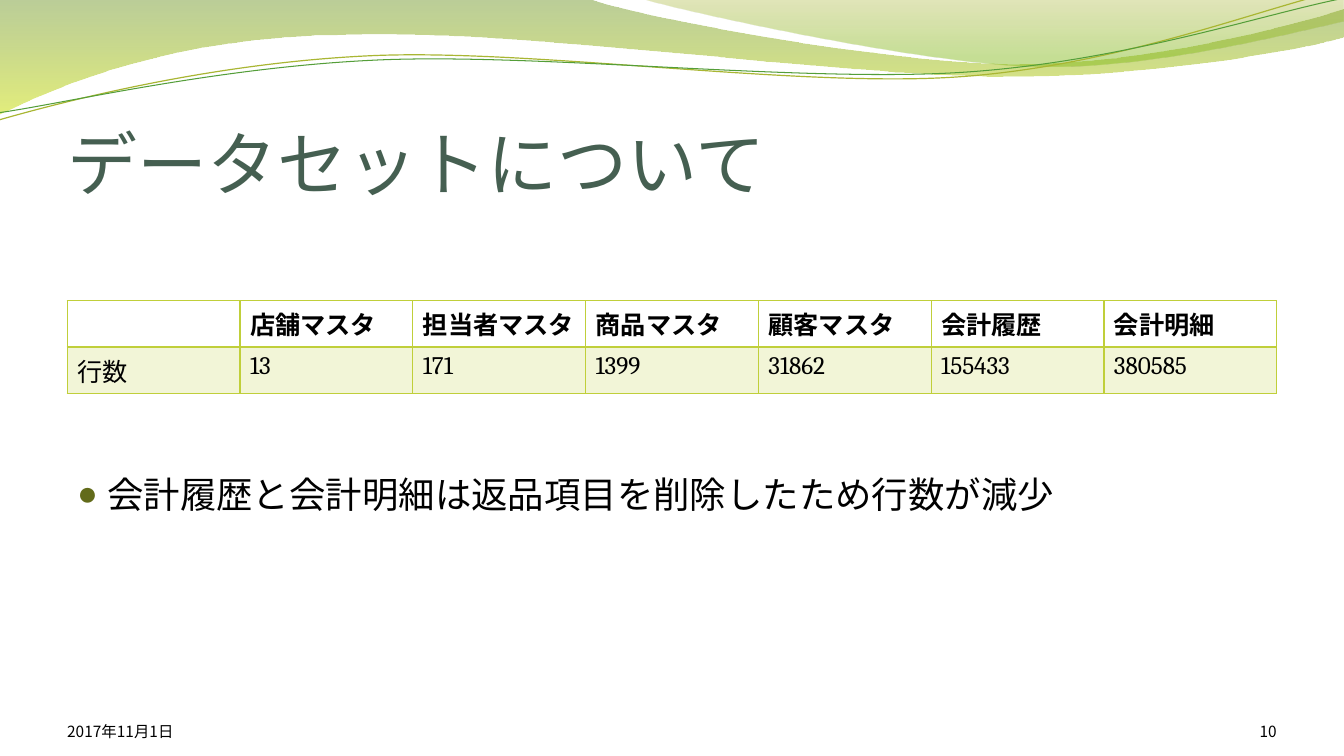
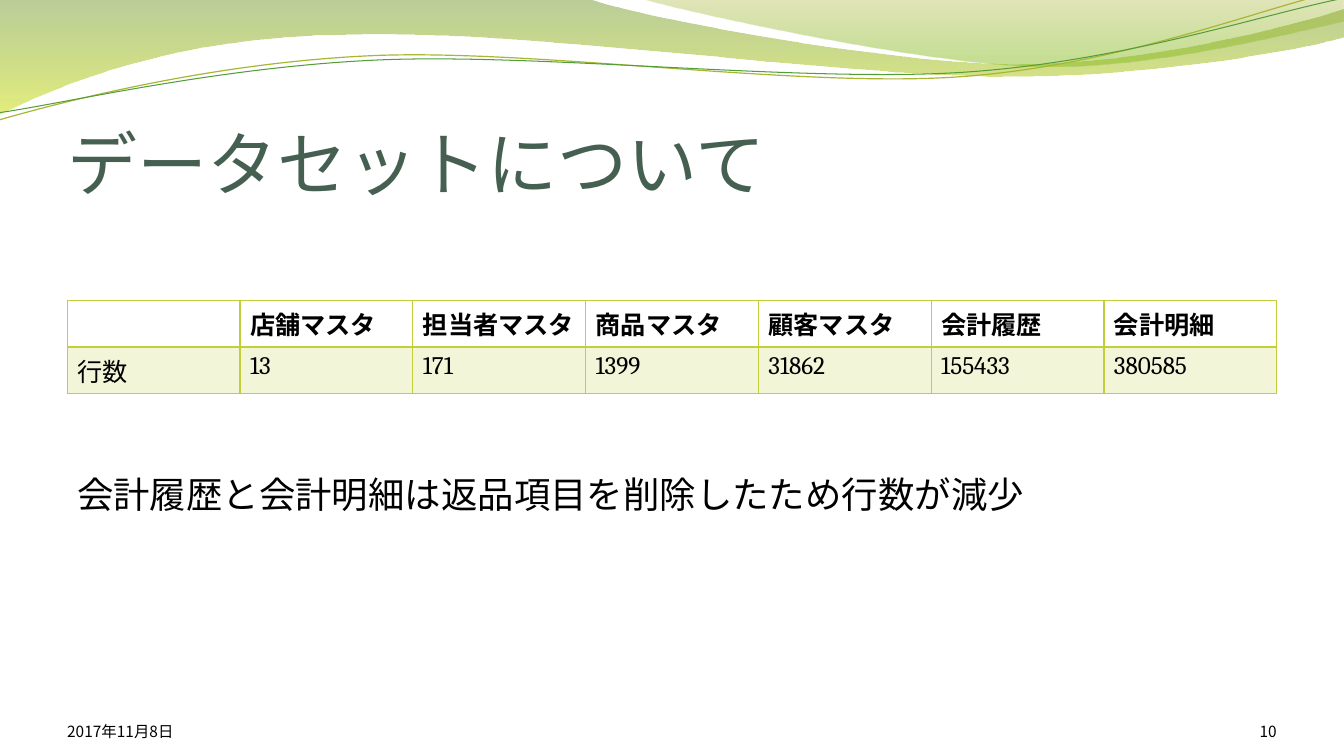
Before and after one commit to cw-NaoyaHieda/Data-analysis-Competition-2017, a slide deck: slide 10 of report/データ解析コンペティション中間報告.pptx. Drawn at 1344x756 pixels with LibreOffice and Linux fonts; fonts in the diff are those of the drawing; background and template pictures are left out. Boxes give left, top, right and bottom in pixels: in the first picture for what was removed or moved away, otherwise in the second. Text is boxed around its words. In the diff, an @@ line names an element or a change of style, - is before the commit and + after.

```diff
--- a/report/データ解析コンペティション中間報告.pptx
+++ b/report/データ解析コンペティション中間報告.pptx
@@ text "会計履歴と会計明細は返品項目を削除したため行数が減少" at bbox=[77, 477, 1024, 511]: bullet ● to none @@
@@ text at bbox=[67, 724, 173, 739]: text changed @@
-2017年11月1日
+2017年11月8日
```
Also in this commit, not shown: 11 other slides changed, 3 slides added, 1 slide removed, 1 other file.
